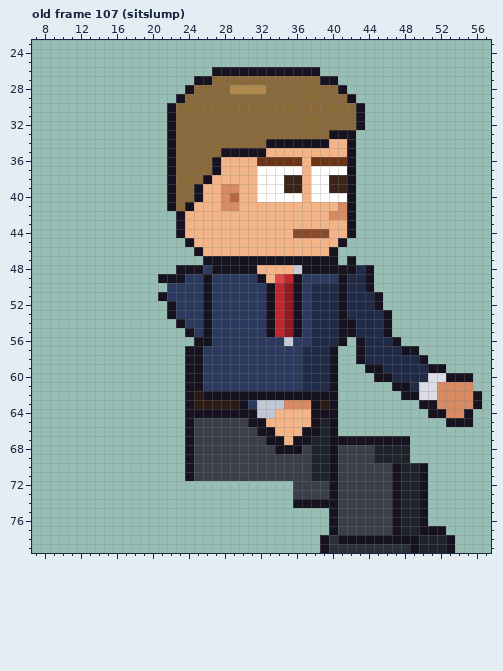
Two states of a pixel-art file, sprites/staff/sales_vic_right_anim.aseprite. Above is the file before it was changed.
64x80 pixels, 129 frames. Colours within 5 levels of each other are drawn and written as one. Shown: old frame 107 (sitslump): x 7..57, y 23..79. The commit also changed other frames, which this record leaves out.
Once edited:
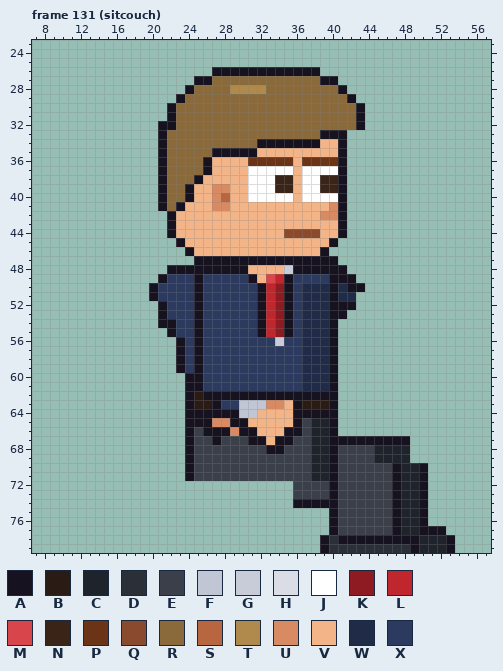
Palette (. is transparent): A #17121f  B #2a1c14  C #1f232b  D #2b2f38  E #3a3f4a  F #c0c6d4  G #c8ccd8  H #dadde6  J #ffffff  K #8e1b21  L #c0262d  M #d8454b  N #3a2418  P #6b3416  Q #8a4a2e  R #8a6a3a  S #b8663f  T #b08a4c  U #d88a62  V #f3b488  W #1f2b47  X #2b3a5e
A new or re-ordered frame is compared with the old frame closest to it.
Edits made:
frames 129 -> 135
--- frame 131 (sitcouch) is new; against old frame 107 (sitslump)
@@ x 7..57 @@
 31 ...............ARRRRRRRRRRRRRRRRRRRRA..............
-32 ...............ARRRRRRRRRRRRRRRRRRRRA..............
-33 ...............ARRRRRRRRRRRRRRRRRAAA...............
-34 ...............ARRRRRRRRRRAAAAAAAVVA...............
-35 ...............ARRRRRAAAAAVVVVVVVVVA...............
-36 ...............ARRRRAVVVVPPPPPVPPPPA...............
-37 ...............ARRRRAVVVVJJJJJVJJJJA...............
-38 ...............ARRRAVVVVVJJJNNVJJNNA...............
-39 ...............ARRAVVUUVVJJJNNVJJNNA...............
-40 ...............ARRAVVUSVVJJJJJVJJJJA...............
-41 ...............ARAVVVUUVVVVVVVVVVVUA...............
-42 ................AVVVVVVVVVVVVVVVVUUA...............
-43 ................AVVVVVVVVVVVVVVVVVVA...............
-44 ................AVVVVVVVVVVVVQQQQVVA...............
-45 .................AVVVVVVVVVVVVVVVVA................
-46 ..................AVVVVVVVVVVVVVVA.................
-47 ...................AAAAAAAAAAAAAAA.A...............
-48 ................AAAXAAAAAVVVVGAAAAAAWA.............
-49 ..............AAAXXAXXXXXAVMLAXXXXAWWA.............
-50 ...............XXXXAXXXXXXALKAXWWWAWWA.............
-51 ..............AXXXXAXXXXXXALKAXWWWAWWWA............
-52 ...............AXXXAXXXXXXALKAXWWWAWWWA............
-53 ...............AXXXAXXXXXXALKAXWWWAWWWWA...........
-54 ................AXXAXXXXXXALKAXWWWAAWWWA...........
-55 .................AXAXXXXXXALKAXWWWAAWWWA...........
-56 ..................AAXXXXXXXXGXXWWWA.AWWWA..........
-57 .................AAXXXXXXXXXXXWWWA..AWWWWAA........
-58 .................AAXXXXXXXXXXXWWWA..AWWWWWWA.......
-59 .................AAXXXXXXXXXXXWWWA...AAWWWWWAA.....
-60 .................AAXXXXXXXXXXXWWWA....AAWWWWHHAAA..
-61 .................AAXXXXXXXXXXXWWWA......AAWHHUUUU..
-62 .................ABAAAAAAAAAAAAAAA.......AAHHUUUUA.
-63 .................ABBBBBAXFFFUUUABA.........AAUUUUA.
-64 .................AAAAAAAAFFVVVVAAA..........AAUUA..
-65 .................AEEEEEEAAVVVVVACA............AAA..
-66 .................AEEEEEEEAAVVVAACA.................
-67 .................AEEEEEEEEAAVAACCAAAAAAAAA.........
-68 .................AEEEEEEEEEAAAECCAEEEECCCC.........
+32 ..............AARRRRRRRRRRRRRRRRRRRRA..............
+33 ..............ARRRRRRRRRRRRRRRRRAAA................
+34 ..............ARRRRRRRRRRAAAAAAAVVA................
+35 ..............ARRRRRAAAAAVVVVVVVVVA................
+36 ..............ARRRRAVVVVPPPPPVPPPPA................
+37 ..............ARRRRAVVVVJJJJJVJJJJA................
+38 ..............ARRRAVVVVVJJJNNVJJNNA................
+39 ..............ARRAVVUUVVJJJNNVJJNNA................
+40 ..............ARRAVVUSVVJJJJJVJJJJA................
+41 ..............ARAVVVUUVVVVVVVVVVVUA................
+42 ...............AVVVVVVVVVVVVVVVVUUA................
+43 ...............AVVVVVVVVVVVVVVVVVVA................
+44 ...............AVVVVVVVVVVVVQQQQVVA................
+45 ................AVVVVVVVVVVVVVVVVA.................
+46 .................AVVVVVVVVVVVVVVA..................
+47 ..................AAAAAAAAAAAAAAAA.................
+48 ...............AAAAAAAAAVVVVGAAAAAA................
+49 ..............AXXXAXXXXXAVMLAXXXXAAA...............
+50 .............AXXXXAXXXXXXALKAXWWWAWAA..............
+51 .............AXXXXAXXXXXXALKAXWWWAWW...............
+52 ..............AXXXAXXXXXXALKAXWWWAAA...............
+53 ..............AXXXAXXXXXXALKAXWWWAA................
+54 ..............AAXXAXXXXXXALKAXWWWA.................
+55 ...............AXXAXXXXXXALKAXWWWA.................
+56 ................AXAXXXXXXXXGXXWWWA.................
+57 ................AXAXXXXXXXXXXXWWWA.................
+58 ................AXAXXXXXXXXXXXWWWA.................
+59 ................AXAXXXXXXXXXXXWWWA.................
+60 .................AAXXXXXXXXXXXWWWA.................
+61 .................AAXXXXXXXXXXXWWWA.................
+62 .................ABAAAAAAAAAAAAAAA.................
+63 .................ABBAXXFFFUUVABBBA.................
+64 .................AAAAAAFFVVVVAAAAA.................
+65 .................AAAUUAAVVVVVAECCA.................
+66 .................AEAAAUAAVVVAAECCA.................
+67 .................AEEAEEEAAVAAEECCAAAAAAAAA.........
+68 .................AEEEEEEEEAAEEECCAEEEECCCC.........
 69 .................AEEEEEEEEEEEEECCAEEEECCCC.........
